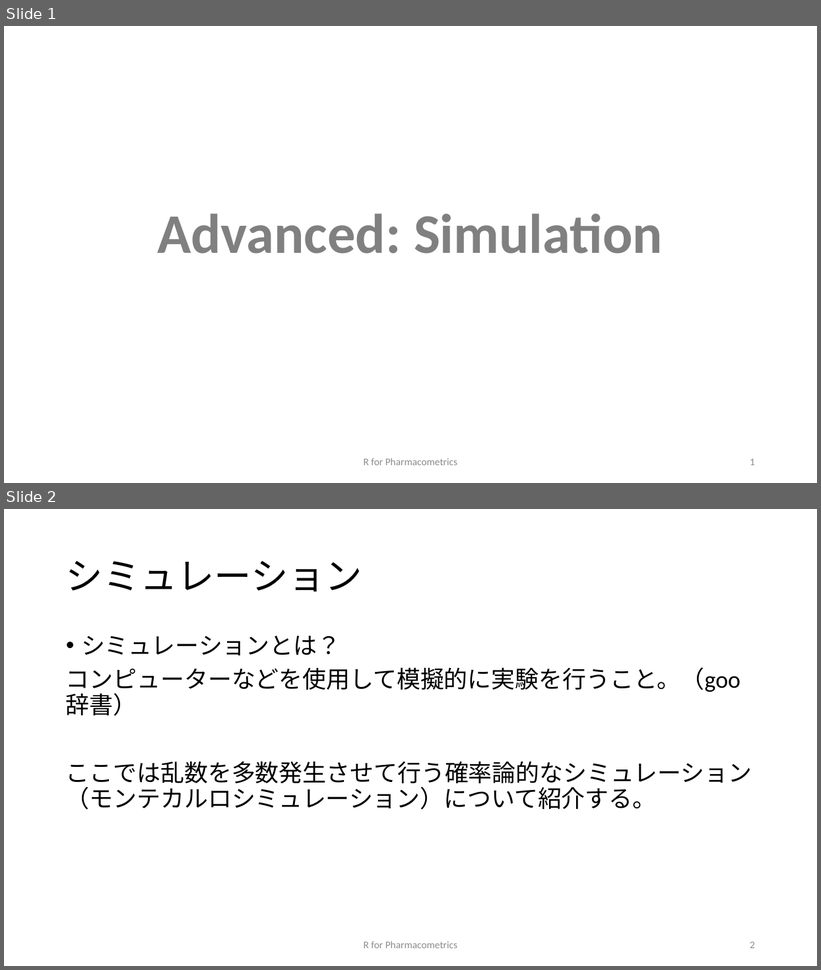
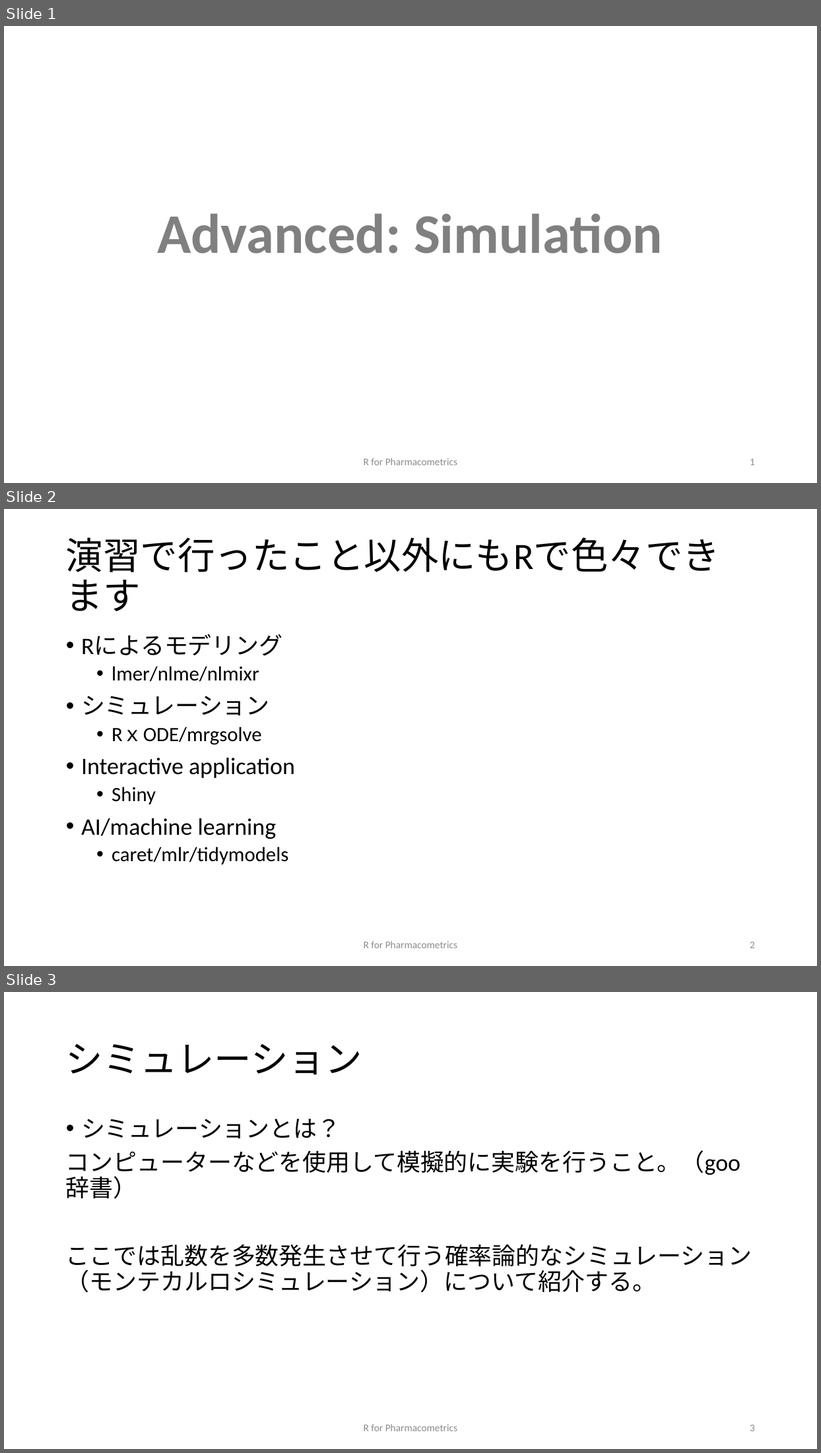
Before and after one commit to MasatoFukae/R-for-PMx, a slide deck: 1st_review_slide/4_Advanced_simulation_201009.pptx. Shown one above the other, each under a label of ours: slides 1 and 2 before the commit, slides 1, 2 and 3 after it. The pictures are 821x970 and 821x1453 pixels, drawn with LibreOffice and Linux fonts; fonts in the diff are those of the drawing. Boxes give left, top, right and bottom in pixels: in the first picture for what was removed or moved away, otherwise in the second. Text is boxed around its words. In the diff, an @@ line names an element or a change of style, - is before the commit and + after.

```diff
--- a/1st_review_slide/4_Advanced_simulation_201009.pptx
+++ b/1st_review_slide/4_Advanced_simulation_201009.pptx
@@ slide 2 added at (4, 509, 817, 966), background #FFFFFF @@
@@ title added at (66, 537, 720, 572), 44 pt, text #000000 @@
+演習で行ったこと以外にもRで色々できます
@@ text added at (81, 634, 295, 865), 28 pt, text #000000 @@
+• Rによるモデリング
+  • lmer/nlme/nlmixr
+• シミュレーション
+  • RｘODE/mrgsolve
+• Interactive application
+  • Shiny
+• AI/machine learning
+  • caret/mlr/tidymodels
@@ text added at (364, 941, 457, 949), 12 pt, text #8C8C8C @@
+R for Pharmacometrics
@@ page number added at (750, 942, 755, 949), 12 pt, text #8C8C8C @@
+2
@@ what was slide 2 is now slide 3 @@
@@ page number at (750, 1425, 755, 1432): text changed @@
-2
+3
```
Also in this commit, not shown: 1 slide changed.
